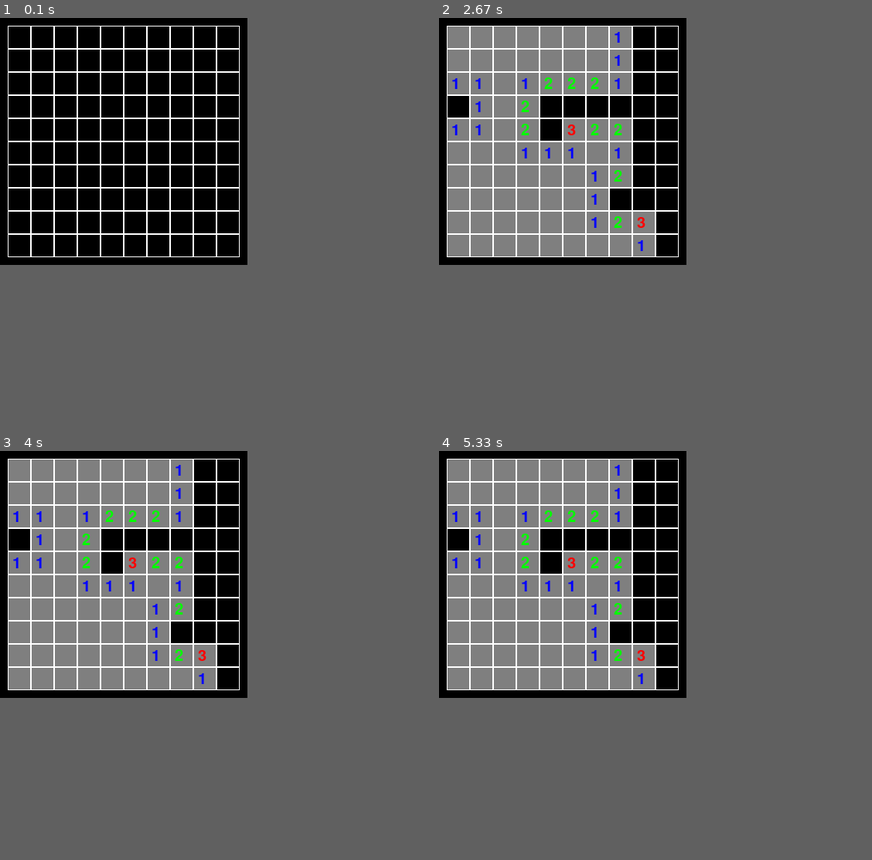
Above: before the commit, frames 1-4 (two rows, left to right).
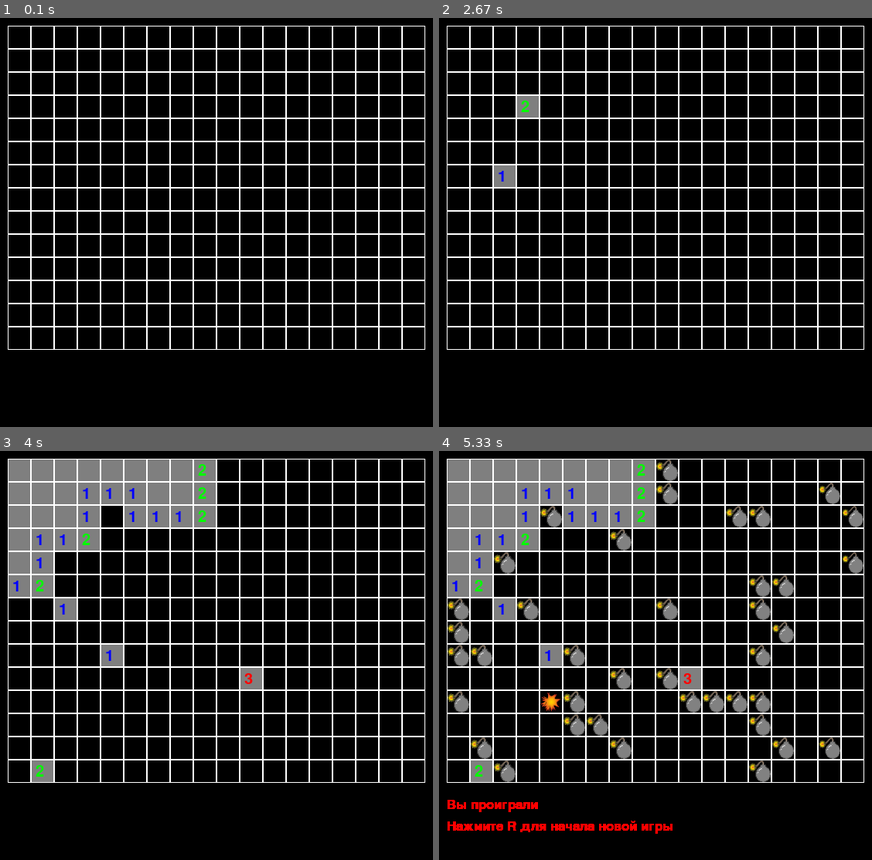
Above: after the commit, the same moments.

Repository: Nikita112003/pygame-project
Game: pygame game, started from main.py
Two runs of this game, one before a commit and one after it. Both use one fixed random seed, a clock stepped at 60 frames per second and the inputs below.
Inputs (mouse positions are in pixels of both pictures, inside the frame that each line leads up to):
- Up to frame 1 (0.1 s): no input
- Up to frame 2 (2.67 s): right-click (698, 312) at 0.38 s; click (720, 79) at 0.72 s; press the mouse at (720, 79) at 1.03 s; move the mouse to (638, 112) at 1.13 s; release the mouse at (551, 140) at 1.27 s; hold R 1.33-1.8 s; press the mouse at (720, 79) at 1.87 s; move the mouse to (620, 91) at 1.97 s; release the mouse at (525, 99) at 2.1 s; press the mouse at (720, 79) at 2.2 s; move the mouse to (612, 132) at 2.3 s; release the mouse at (508, 181) at 2.43 s; press the mouse at (720, 79) at 2.53 s; move the mouse to (655, 75) at 2.63 s
- Up to frame 3 (4 s): release the mouse at (155, 504) at 2.77 s; press the mouse at (281, 512) at 2.87 s; move the mouse to (194, 585) at 2.97 s; release the mouse at (112, 659) at 3.1 s; press the mouse at (281, 512) at 3.2 s; move the mouse to (164, 639) at 3.3 s; release the mouse at (51, 770) at 3.43 s; press the mouse at (281, 512) at 3.53 s; move the mouse to (264, 594) at 3.63 s; release the mouse at (251, 680) at 3.77 s; press the mouse at (281, 512) at 3.87 s; move the mouse to (199, 606) at 3.97 s
- Up to frame 4 (5.33 s): release the mouse at (560, 696) at 4.1 s
In our replay, the window is 320x320 before the commit and 560x530 after it. These sizes can differ from the game's own. Grey fills any space a smaller window leaves; there, only what the larger window draws over its background counts as a difference.

The runs differ from the first frame. In frame 1, 5.9% of the frame differs, in the area x 1-99%, y 1-82%; in frame 2, 25%; in frame 3, 19%; in frame 4, 24%.

Commit message:
Добавлен текст после окончания игры

Diff:
--- a/main.py
+++ b/main.py
@@ -57,7 +57,7 @@
             pygame.Color('gray')
         ]
         count = 0
-        while count < 10:
+        while count < 40:
             x, y = randint(0, width - 1), randint(0, height - 1)
             if not self[x, y].is_mine():
                 self[x, y].set_mine()
@@ -132,8 +132,7 @@
                         self.open_cell((x - 1, y + 1))
                     if x + 1 < len(self.board) and y - 1 > -1 and not self[x + 1, y - 1].is_mine():
                         self.open_cell((x + 1, y - 1))
-                    if x + 1 < len(self.board) and y + 1 < len(self.board[x]) and \
-                            not self[x + 1, y + 1].is_mine():
+                    if x + 1 < len(self.board) and y + 1 < len(self.board[x]) and not self[x + 1, y + 1].is_mine():
                         self.open_cell((x + 1, y + 1))
                 if all(map(lambda row: all(row), self.board)):
                     state['in_game'] = False
@@ -141,8 +140,42 @@
 
     def open_neighbors(self, cell):
         x, y = cell
-        if self[x, y]:
-            pass
+        if self[x, y].is_opened():
+            count = 0
+            if x - 1 > -1 and self[x - 1, y].is_flag():
+                count += 1
+            if y - 1 > -1 and self[x, y - 1].is_flag():
+                count += 1
+            if x + 1 < len(self.board) and self[x + 1, y].is_flag():
+                count += 1
+            if y + 1 < len(self.board[x]) and self[x, y + 1].is_flag():
+                count += 1
+            if x - 1 > -1 and y - 1 > -1 and self[x - 1, y - 1].is_flag():
+                count += 1
+            if x - 1 > -1 and y + 1 < len(self.board[x]) and self[x - 1, y + 1].is_flag():
+                count += 1
+            if x + 1 < len(self.board) and y - 1 > -1 and self[x + 1, y - 1].is_flag():
+                count += 1
+            if x + 1 < len(self.board) and y + 1 < len(self.board[x]) and self[x + 1, y + 1].is_flag():
+                count += 1
+
+            if count == self[x, y].get_neighbors():
+                if x - 1 > -1:
+                    self.open_cell((x - 1, y))
+                if y - 1 > -1:
+                    self.open_cell((x, y - 1))
+                if x + 1 < len(self.board):
+                    self.open_cell((x + 1, y))
+                if y + 1 < len(self.board[x]):
+                    self.open_cell((x, y + 1))
+                if x - 1 > -1 and y - 1 > -1:
+                    self.open_cell((x - 1, y - 1))
+                if x - 1 > -1 and y + 1 < len(self.board[x]):
+                    self.open_cell((x - 1, y + 1))
+                if x + 1 < len(self.board) and y - 1 > -1:
+                    self.open_cell((x + 1, y - 1))
+                if x + 1 < len(self.board) and y + 1 < len(self.board[x]):
+                    self.open_cell((x + 1, y + 1))
 
     def render(self):
         all_sprites = pygame.sprite.Group()
@@ -151,7 +184,19 @@
             for j, height in zip(range(self.height), range(self.top, self.top + self.height * self.cell_size,
                                                            self.cell_size)):
                 pygame.draw.rect(screen, pygame.Color('white'), [width, height, self.cell_size, self.cell_size], 1)
-                if self[i, j].is_opened() and self[i, j].is_mine():
+                if self[i, j].is_flag() and not self[i, j].is_mine() and not state['in_game']:
+                    sprite = pygame.sprite.Sprite(all_sprites)
+                    sprite.image = pygame.image.load('data/no_flag.png')
+                    sprite.rect = sprite.image.get_rect()
+                    sprite.rect.x = width
+                    sprite.rect.y = height
+                elif self[i, j].is_flag():
+                    sprite = pygame.sprite.Sprite(all_sprites)
+                    sprite.image = pygame.image.load('data/flag.png')
+                    sprite.rect = sprite.image.get_rect()
+                    sprite.rect.x = width
+                    sprite.rect.y = height
+                elif self[i, j].is_opened() and self[i, j].is_mine():
                     sprite = pygame.sprite.Sprite(all_sprites)
                     sprite.image = pygame.image.load('data/boom.png')
                     sprite.rect = sprite.image.get_rect()
@@ -171,29 +216,37 @@
                         text = font.render(str(self[i, j].get_neighbors()), True,
                                            self.COLORS[self[i, j].get_neighbors() - 1])
                         screen.blit(text, (width + self.cell_size / 5, height + self.cell_size / 5))
-                elif self[i, j].is_flag() and not self[i, j].is_mine() and not state['in_game']:
-                    sprite = pygame.sprite.Sprite(all_sprites)
-                    sprite.image = pygame.image.load('data/no_flag.png')
-                    sprite.rect = sprite.image.get_rect()
-                    sprite.rect.x = width
-                    sprite.rect.y = height
-                elif self[i, j].is_flag():
-                    sprite = pygame.sprite.Sprite(all_sprites)
-                    sprite.image = pygame.image.load('data/flag.png')
-                    sprite.rect = sprite.image.get_rect()
-                    sprite.rect.x = width
-                    sprite.rect.y = height
             all_sprites.draw(screen)
+            if not state['in_game']:
+                if state['win']:
+                    color = pygame.Color('green')
+                    text = ['Вы выиграли!', f'Время: {round(timer, 2)}']
+                else:
+                    color = pygame.Color('red')
+                    text = ['Вы проиграли']
+                text.append('Нажмите R для начала новой игры')
+                font = pygame.font.Font(None, 25)
+                text_coord = 10 + cells_y * 30 + 10
+                for line in text:
+                    string_rendered = font.render(line, True, color)
+                    result_screen = string_rendered.get_rect()
+                    text_coord += 10
+                    result_screen.top = text_coord
+                    result_screen.x = 10
+                    text_coord += result_screen.height
+                    screen.blit(string_rendered, result_screen)
 
 
 if __name__ == '__main__':
     pygame.init()
-    cells_x = 10
-    cells_y = 10
-    size = 10 + cells_x * 30 + 10, 10 + cells_y * 30 + 10
+    cells_x = 18
+    cells_y = 14
+    size = 10 + cells_x * 30 + 10, 10 + cells_y * 30 + 100
     screen = pygame.display.set_mode(size)
     pygame.display.set_caption('Сапер')
+    clock = pygame.time.Clock()
     running = True
+    timer = 0
 
     board = Minesweeper(cells_x, cells_y)
     state = {'in_game': True, 'win': False}
@@ -207,6 +260,9 @@
                 if event.key == pygame.K_r:
                     board = Minesweeper(cells_x, cells_y)
                     state = {'in_game': True, 'win': False}
+                    timer = 0
+        if state['in_game']:
+            timer += clock.tick() / 1000
         screen.fill((0, 0, 0))
         board.render()
         pygame.display.flip()
